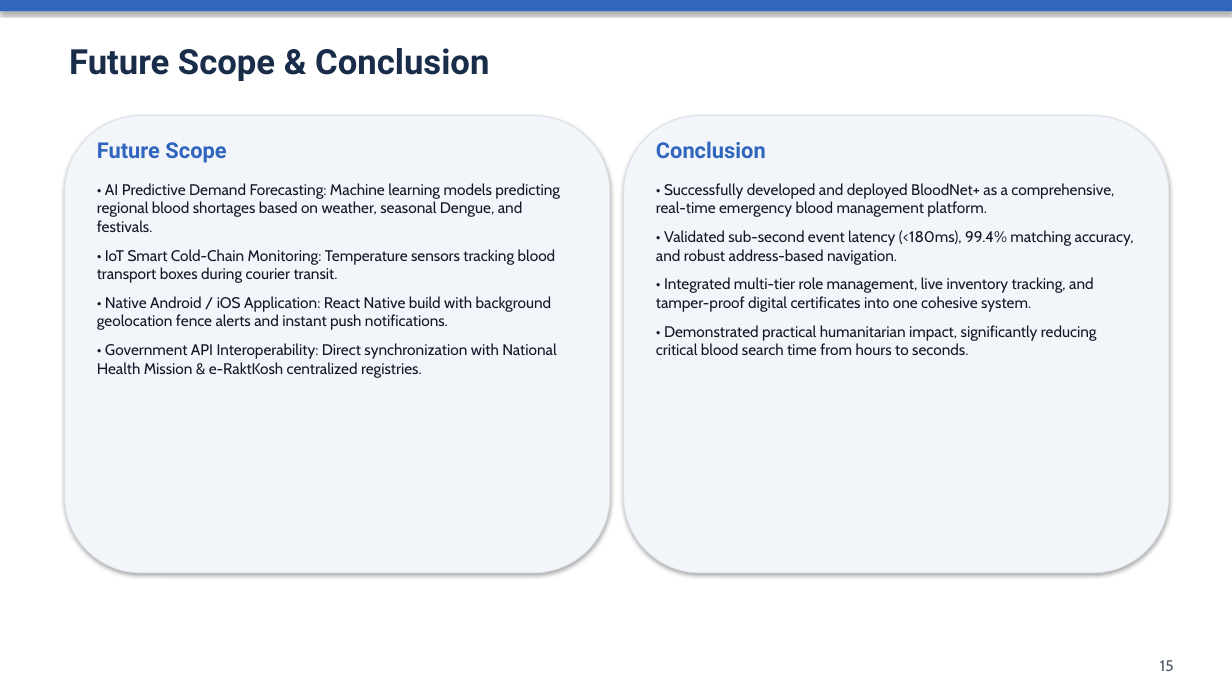
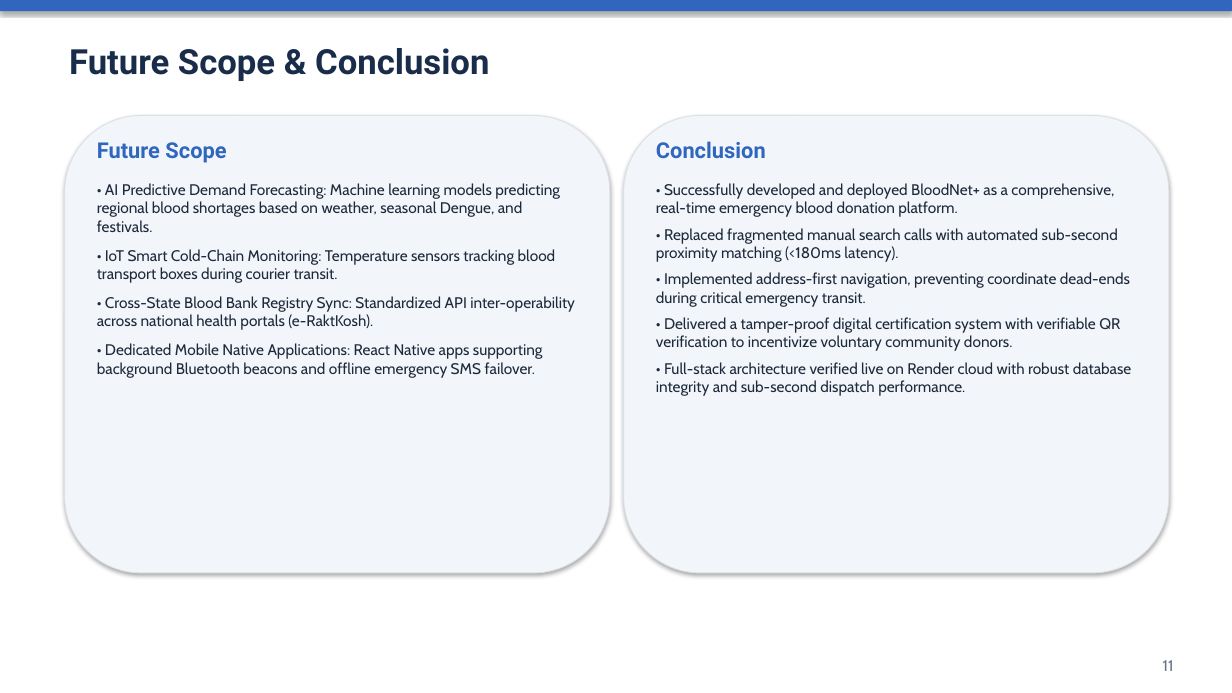
Before and after one commit to rohitmanu-design/BloodNet, a slide deck: slide 11 of BLOODNET_PROJECT_PRESENTATION.pptx (slide 15 before the commit). Drawn at 1232x693 pixels with LibreOffice and Linux fonts; fonts in the diff are those of the drawing. Boxes give left, top, right and bottom in pixels: in the first picture for what was removed or moved away, otherwise in the second. Text is boxed around its words. In the diff, an @@ line names an element or a change of style, - is before the commit and + after.

Commit message:
docs: adjust presentation to exactly 12 slides matching reference template and remove previous screenshots

```diff
--- a/BLOODNET_PROJECT_PRESENTATION.pptx
+++ b/BLOODNET_PROJECT_PRESENTATION.pptx
@@ text at [97,183,560,283]: text colour #111827 to #1E293B in "• AI Predictive Demand Forecasting: Machine learning ...", "• IoT Smart Cold-Chain Monitoring: Temperature sensors ..." @@
@@ text at [656,183,1132,396]: text changed; text colour #111827 to #1E293B @@
-• Successfully developed and deployed BloodNet+ as a comprehensive, real-time emergency blood management platform.
-• Validated sub-second event latency (<180ms), 99.4% matching accuracy, and robust address-based navigation.
-• Integrated multi-tier role management, live inventory tracking, and tamper-proof digital certificates into one cohesive system.
-• Demonstrated practical humanitarian impact, significantly reducing critical blood search time from hours to seconds.
+• Successfully developed and deployed BloodNet+ as a comprehensive, real-time emergency blood donation platform.
+• Replaced fragmented manual search calls with automated sub-second proximity matching (<180ms latency).
+• Implemented address-first navigation, preventing coordinate dead-ends during critical emergency transit.
+• Delivered a tamper-proof digital certification system with verifiable QR verification to incentivize voluntary community donors.
+• Full-stack architecture verified live on Render cloud with robust database integrity and sub-second dispatch performance.
@@ text at [97,296,575,378]: text changed; text colour #111827 to #1E293B @@
-• Native Android / iOS Application: React Native build with background geolocation fence alerts and instant push notifications.
-• Government API Interoperability: Direct synchronization with National Health Mission & e-RaktKosh centralized registries.
+• Cross-State Blood Bank Registry Sync: Standardized API inter-operability across national health portals (e-RaktKosh).
+• Dedicated Mobile Native Applications: React Native apps supporting background Bluetooth beacons and offline emergency SMS failover.
@@ text at [1163,660,1174,671]: text changed; text colour #4B5563 to #64748B @@
-15
+11
```
Also in this commit, not shown: 10 other slides changed, 1 slide added, 5 slides removed, 2 other files.
